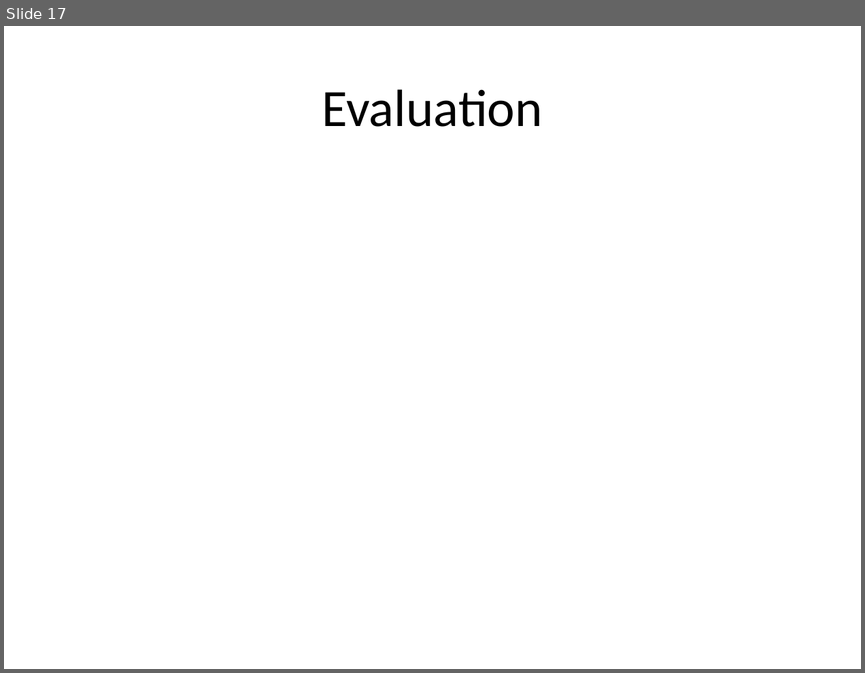
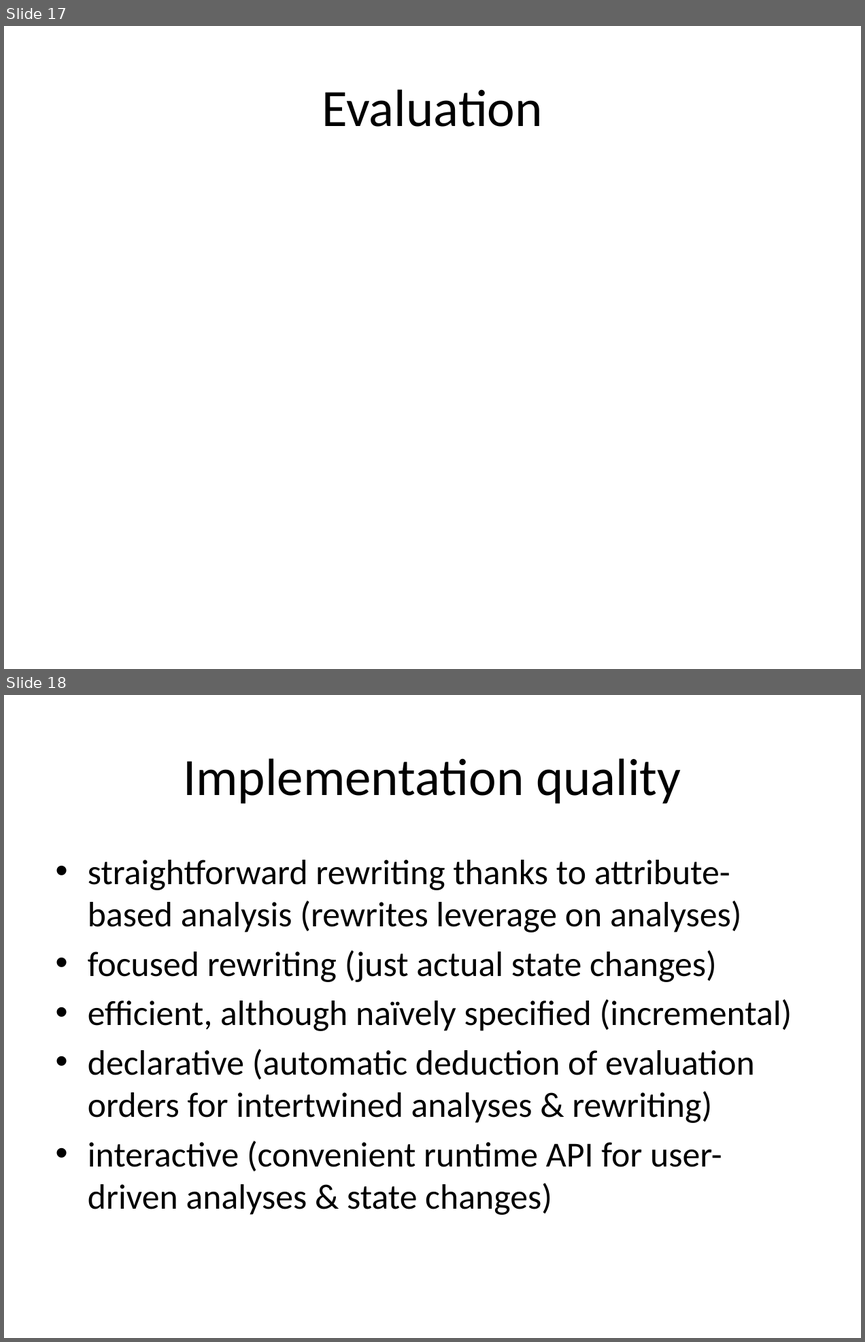
Before and after one commit to christoff-buerger/racr, a slide deck: examples/ttc-2015-fuml-activity-diagrams/documentation/figures/solution-presentation.pptx. Shown one above the other, each under a label of ours: slide 17 before the commit, slides 17 and 18 after it. The pictures are 865x673 and 865x1342 pixels, drawn with LibreOffice and Linux fonts; fonts in the diff are those of the drawing. Boxes give left, top, right and bottom in pixels: in the first picture for what was removed or moved away, otherwise in the second. Text is boxed around its words. In the diff, an @@ line names an element or a change of style, - is before the commit and + after.

```diff
--- a/examples/ttc-2015-fuml-activity-diagrams/documentation/figures/solution-presentation.pptx
+++ b/examples/ttc-2015-fuml-activity-diagrams/documentation/figures/solution-presentation.pptx
@@ slide 18 added at (4,695,861,1338), background #FFFFFF @@
@@ title added at (183,758,681,804), 44 pt, text #000000 @@
+Implementation quality
@@ text added at (88,860,792,1215), 29.6 pt, text #000000 @@
+• straightforward rewriting thanks to attribute-based analysis (rewrites leverage on analyses)
+• focused rewriting (just actual state changes)
+• efficient, although naïvely specified (incremental)
+• declarative (automatic deduction of evaluation orders for intertwined analyses & rewriting)
+• interactive (convenient runtime API for user-driven analyses & state changes)
```
Also in this commit, not shown: 2 slides changed, 1 other slide added, 1 other file.
